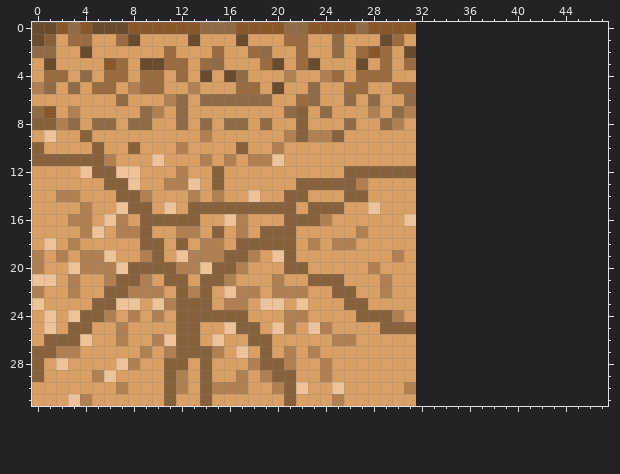
Two versions of one pixel-art sprite, Godot/assets/textures/topsoil.png. The picture above was drawn from the file before the commit.
The file is 32x32 pixels. Colours within 5 levels of each other are drawn and written as one. The old version is drawn lined up with the new one, on the new canvas.
And afterwards:
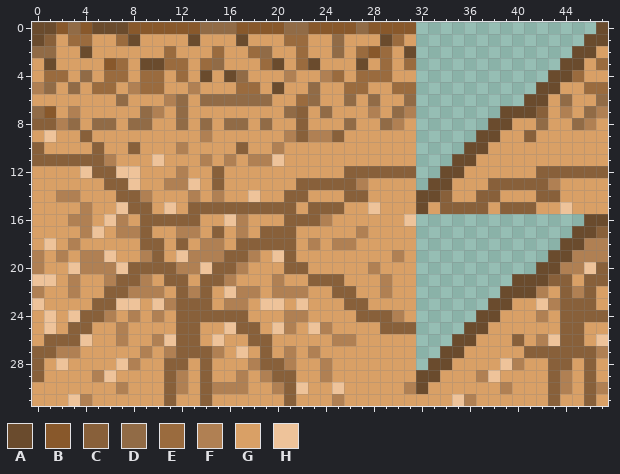
Palette (. is transparent): A #6a4b2d  B #88582b  C #88603a  D #916b46  E #9a6b3e  F #b08053  G #d9a066  H #eec39a
Difference:
canvas 32x32 -> 48x32
y 0: x 47 . -> A
y 1: x 46..47 .. -> AA
y 2: x 45..47 ... -> AAG
y 3: x 44..47 .... -> AAGE
y 4: x 43..47 ..... -> AAEGG
y 5: x 42..47 ...... -> AAGGEE
y 6: x 41..47 ....... -> AAGDGGD
y 7: x 39..47 ......... -> AAACGFGDF
y 8: x 38..47 .......... -> AAGGDGGDFG
y 9: x 37..47 ........... -> AAGGCGGGGGG
y 10: x 36..47 ............ -> AAGGGGGGGGGG
y 11: x 35..47 ............. -> AAGGGGGGGGGGG
y 12: x 34..47 .............. -> AAGGGGGGCCCCCC
y 13: x 33..47 ............... -> AAGGGCCCCCFGGGG
y 14: x 32..47 ................ -> AACGGCCGGGCCGGGG
y 15: x 32..47 ................ -> AGCCCCGCCCGGHGGG
y 16: x 46..47 .. -> AA
y 17: x 45..47 ... -> AAC
y 18: x 44..47 .... -> AAFF
y 19: x 43..47 ..... -> AAFFF
y 20: x 42..47 ...... -> AAFFHC
y 21: x 40..47 ........ -> AAACCGCC
y 22: x 39..47 ......... -> AAAFGCFCG
y 23: x 38..47 .......... -> AAGGHFCCCG
y 24: x 37..47 ........... -> AAGGGFGCCCC
y 25: x 36..47 ............ -> AAGGGGGGCCGG
y 26: x 35..47 ............. -> AAGGGCGFHCCGH
y 27: x 34..47 .............. -> AAGGGGGCCCCCCF
y 28: x 33..47 ............... -> AAGGGGHFGGCCGCG
y 29: x 32..47 ................ -> AAGGGFHGGGGCFGCG
y 30: x 32..47 ................ -> AGGGGGGFGGGCFGCF
y 31: x 32..47 ................ -> GGGHFGGGGGGCGGCG
Changed places in both pictures, as pixel boxes (x1, y1, x2, y2):
added: (416, 22, 608, 406)
